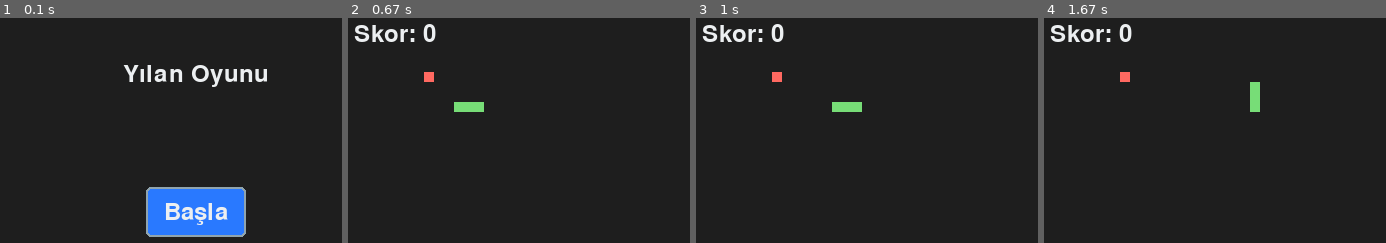
Above: before the commit, frames 1-4 (left to right).
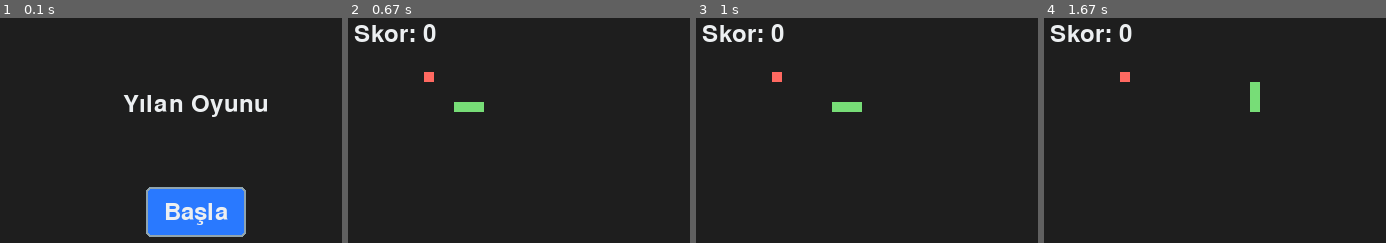
Above: after the commit, the same moments.

Repository: k0laa/Yilan_Oyunu_Pygame
Game: pygame game, started from main.py
The game is run twice, just before and just after one commit, with the same random seed, the same clock (stepped at 60 frames per second) and the same inputs.
Inputs:
- Up to frame 1 (0.1 s): no input
- Up to frame 2 (0.67 s): click "Başla" at 0.38 s
- Up to frame 3 (1 s): tap Enter at 0.67 s
- Up to frame 4 (1.67 s): hold Up from 1.5 s (still down)

The runs differ from the first frame. In frame 1, 2.9% of the frame differs, in the area x 35-79%, y 20-44%; in frame 2, nothing differs; in frame 3, nothing differs; in frame 4, nothing differs.

Commit message:
skor arttıkça hızlanma eklendi.

Diff:
--- a/main.py
+++ b/main.py
@@ -1,6 +1,4 @@
-import pygame
 import sys
-from settings import *
 from snake import *
 from food import *
 from ui import *
@@ -12,6 +10,7 @@
 ekran = pygame.display.set_mode((GENISLIK, YUKSEKLIK))
 pygame.display.set_caption("Yılan Oyunu")
 saat = pygame.time.Clock()
+FPS = 10
 
 
 def oyun():
@@ -21,6 +20,7 @@
     yeni_yon = yon
     yem = rastgele_yem(yilan)
     skor = 0
+    hizlanma_kontrol = 0
 
     while True:
         for event in pygame.event.get():
@@ -41,6 +41,11 @@
 
         if bas in yilan[1:]:
             return skor  # Ölüm ekranına skor döndür
+
+        if hizlanma_kontrol + 5 == skor:
+            global FPS
+            FPS += 5
+            hizlanma_kontrol = skor
 
         ekran.fill(SIYAH)
         yilan_ciz(ekran, yilan)
--- a/ui.py
+++ b/ui.py
@@ -15,7 +15,7 @@
 
 def baslik_goster(ekran, yazi):
     baslik = FONT.render(yazi, True, BEYAZ)  # Yazı rengi
-    ekran.blit(baslik, (GENISLIK // 2 - baslik.get_width() // 2, 50))
+    ekran.blit(baslik, (GENISLIK // 2 - baslik.get_width() // 2, 80))
 
 
 def buton_goster(ekran, rect, yazi, x, y, renk=MAVI):
